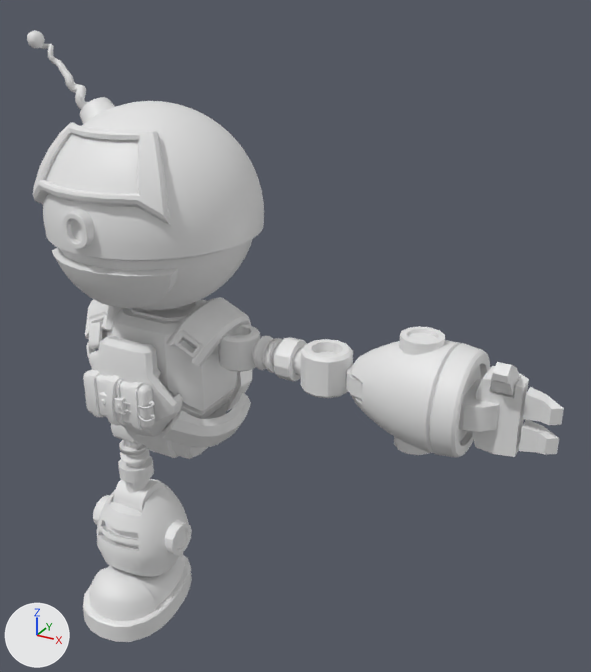
Renders of the Blender file Bomberman.blend from each side of a commit.
Before and after are seen from a camera (50 mm lens) standing at (1.34, -1.68, 1.09) and looking at (0.37, 0.09, 0.21). The axes (+X, +Y, +Z) are drawn at lower left. The lights are the same throughout.

The first picture shows '11', '11.001', 'Cylinder.005', 'Cylinder.006', 'Cylinder.009', 'Cylinder.014', 'Cylinder.015', 'Cylinder.020', 'Cylinder.022', 'Googles', 'Grillnew', 'HeadBottom', 'HeadTop', 'Screen', 'Straps1', 'vest.003'.
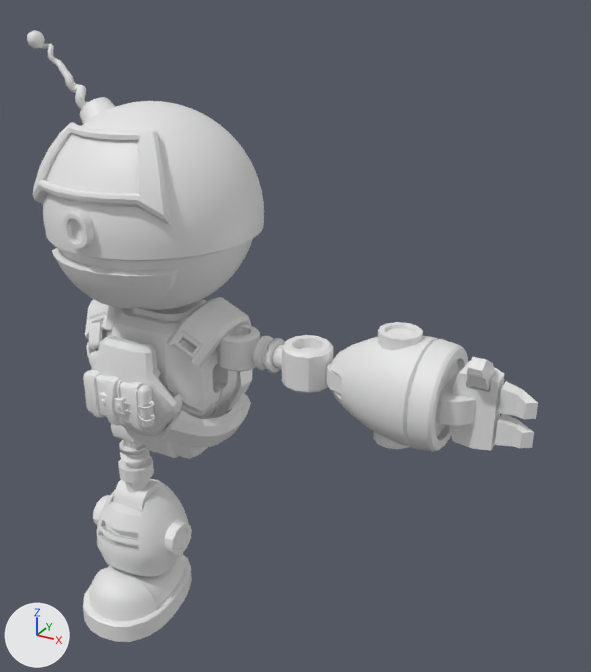
The change, as a list of edits to the scene's bpy script:
```text
Change me_cylinder_031:
    used by ob_cylinder_005; location = (0.001, 0.015, 0.077); scale = (0.154, 0.132, 0.14)
    remove me_cylinder_031.from_pydata(...)  # 286 vertices, 279 faces; spans x -1.12..1.12, y -1.12..1.12, z -1.0..1.23
    add me_cylinder_031.from_pydata(...)  # 428 vertices, 476 faces; spans x -1.12..1.12, y -1.12..1.12, z -1.0..1.23
    me_cylinder_031 part 1: 5 vertices moved from x -0.96..0.63, y -1.09..0.0, z 0.27..0.52 to x -0.95..0.63, y -1.1..0.0, z 0.28..0.52; 35 vertices removed from x -1.12..1.12, y -0.06..0.06, z -1.0..1.23; 177 vertices added at x -1.12..1.12, y -1.03..1.03, z -1.0..1.23
Change me_cylinder_023:
    used by ob_cylinder_015; parent = ob_cylinder_019; location = (0.439, 0.00457, -0.135); rotation_euler = (-3.142, 1.571, 0.0), in degrees (-180, 90, 0); scale = (0.0303, 0.0303, 0.0303)
    remove me_cylinder_023.from_pydata(...)  # 62 vertices, 72 faces; spans x -1.34..1.34, y -1.34..1.34, z -2.18..4.98
    add me_cylinder_023.from_pydata(...)  # 38 vertices, 48 faces; spans x -1.13..1.13, y -1.13..1.13, z -0.01..4.98
    me_cylinder_023 part 2
    25 vertices are removed from x -1.34..1.34, y -1.34..1.34, z -2.18..-1.46
    36 faces are deleted
    12 vertices move from x -1.18..1.18, y -1.18..1.18, z -0.73 to x -1.13..1.13, y -1.13..1.13, z -0.01
    1 vertex is added at (0.0, 0.0, -0.01)
    12 new faces join them
Change me_cylinder_007:
    used by ob_cylinder_022; location = (0.001, 0.015, 0.077); scale = (0.154, 0.132, 0.14)
    remove me_cylinder_007.from_pydata(...)  # 65 vertices, 64 faces; spans x -0.607..0.607, y -0.607..0.607, z 1.067..1.293
    add me_cylinder_007.from_pydata(...)  # 65 vertices, 64 faces; spans x -0.607..0.607, y -0.607..0.607, z 1.051..1.355
    me_cylinder_007 part 3
    64 vertices are removed from x -0.607..0.607, y -0.607..0.607, z 1.067..1.293
    64 faces are deleted
    64 vertices are added at x -0.607..0.607, y -0.607..0.607, z 1.051..1.355
    64 new faces join them
Change ob_cylinder_014:
    ob_cylinder_014.parent: ob_cylinder_019 -> ob_cylinder_006
    ob_cylinder_014.matrix_parent_inverse: Matrix(((0.0, 0.0, -1.0, 0.177), (0.0, -1.0, 0.0, 0.0125), (-1.0, 0.0, 0.0, 0.239), (0.0, 0.0, 0.0, 1.0))) -> Matrix(((0.0, 0.0, -0.862, 0.155), (0.0, -0.862, 0.0, 0.0108), (-0.862, 0.0, 0.0, 0.432), (0.0, 0.0, 0.0, 1.0)))
Remove ob_cylinder_020:
    ob_cylinder_020 = bpy.data.objects.new('Cylinder.020', me_cylinder_025)
    ob_cylinder_020.parent = ob_cylinder_019
    ob_cylinder_020.matrix_parent_inverse = Matrix(((0.0, 0.0, -1.0, -0.138), (0.0, -1.0, 0.0, -0.000756), (-1.0, 0.0, 0.0, 0.281), (0.0, 0.0, 0.0, 1.0)))
    ob_cylinder_020.location = (0.44, 0.00457, -0.135)
    ob_cylinder_020.rotation_euler = (3.142, -1.571, 0.0)  # degrees (180, -90, 0)
    ob_cylinder_020.scale = (0.055, 0.055, 0.00461)
Change ob_cylinder_006:
    ob_cylinder_006.location: (0.502, 0.0125, 0.18) -> (0.446, 0.0125, 0.18)
```

Changed parts and their boxes (x1, y1, x2, y2) in the pictures (591 x 672 px):
'11.001', moved: before (351, 340, 490, 457); after (331, 336, 468, 451)
'Cylinder.009', moved: before (472, 366, 529, 457); after (449, 361, 504, 451)
'Cylinder.006', moved: before (301, 339, 353, 398); after (282, 335, 333, 393)
'Cylinder.011', moved: before (459, 379, 499, 432); after (435, 374, 475, 426)
'Cylinder.018', moved: before (394, 326, 445, 455); after (373, 322, 423, 449)
'Cylinder.010', moved: before (523, 387, 564, 425); after (499, 381, 538, 419)
'Cylinder.012', moved: before (519, 420, 559, 455); after (495, 414, 534, 448)
'Cylinder.013', moved: before (490, 362, 520, 396); after (467, 357, 495, 390)
'Cylinder.020', deleted: before (274, 337, 307, 381)
'Cylinder.022', reshaped: before (130, 300, 203, 321); after (131, 299, 203, 321)
'Cylinder.014', moved: before (346, 365, 363, 399); after (326, 361, 342, 394)
part 1 of me_cylinder_031, built on: (157, 346, 237, 419) in both
part 2 of me_cylinder_023, cut back: before (292, 347, 303, 376)
